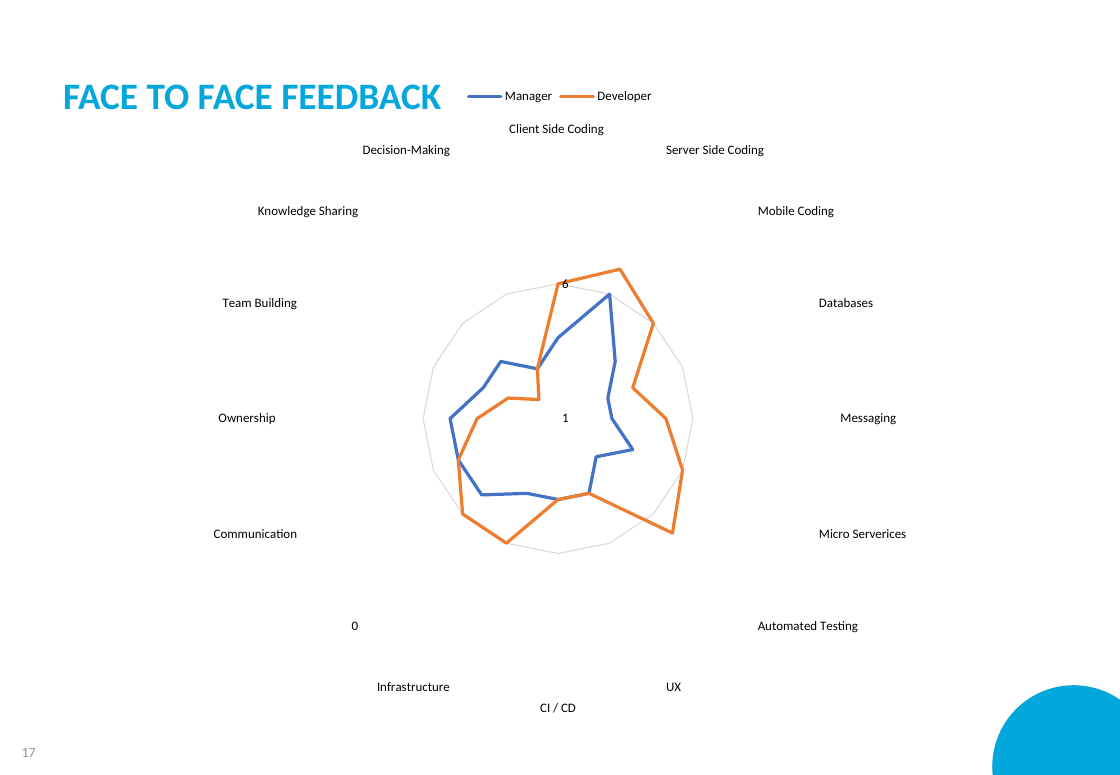
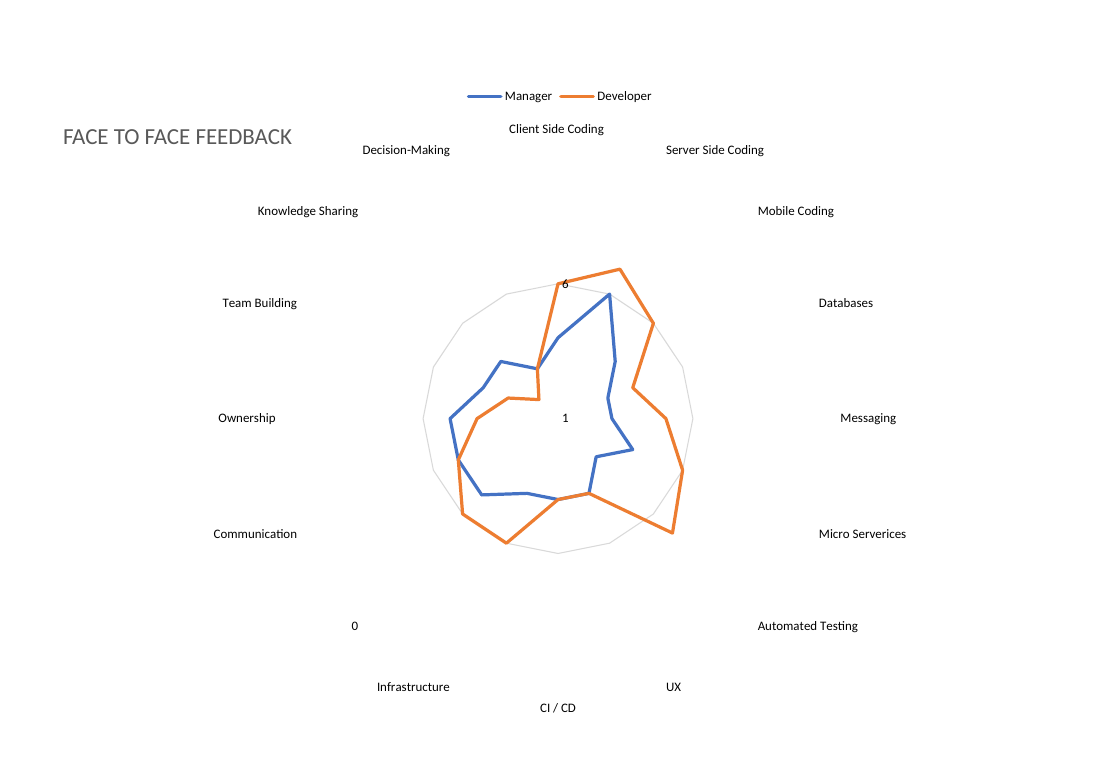
Before and after one commit to RossMerr/md, a slide deck: slide 16 of team/HR & Development/IT Skills Assessment.pptx (slide 17 before the commit). Drawn at 1120x775 pixels with LibreOffice and Linux fonts; fonts in the diff are those of the drawing; background and template pictures are left out. Boxes give left, top, right and bottom in pixels: in the first picture for what was removed or moved away, otherwise in the second. Text is boxed around its words. In the diff, an @@ line names an element or a change of style, - is before the commit and + after.

```diff
--- a/team/HR & Development/IT Skills Assessment.pptx
+++ b/team/HR & Development/IT Skills Assessment.pptx
@@ text "FACE TO FACE FEEDBACK": place and size @@
-text "FACE TO FACE FEEDBACK" at <box>63,84,441,110</box>
+text "FACE TO FACE FEEDBACK" at <box>63,129,292,144</box>
@@ text "FACE TO FACE FEEDBACK" at <box>63,129,292,144</box>: size 26 to 16 pt, text colour #04A7DB to #595959, bold off; less space between paragraphs @@
@@ ellipse removed at <box>993,686,1120,775</box> @@
@@ page number removed at <box>22,748,36,757</box> @@
-17
```
Also in this commit, not shown: 19 other slides changed, 3 slides removed, 2 other files.
